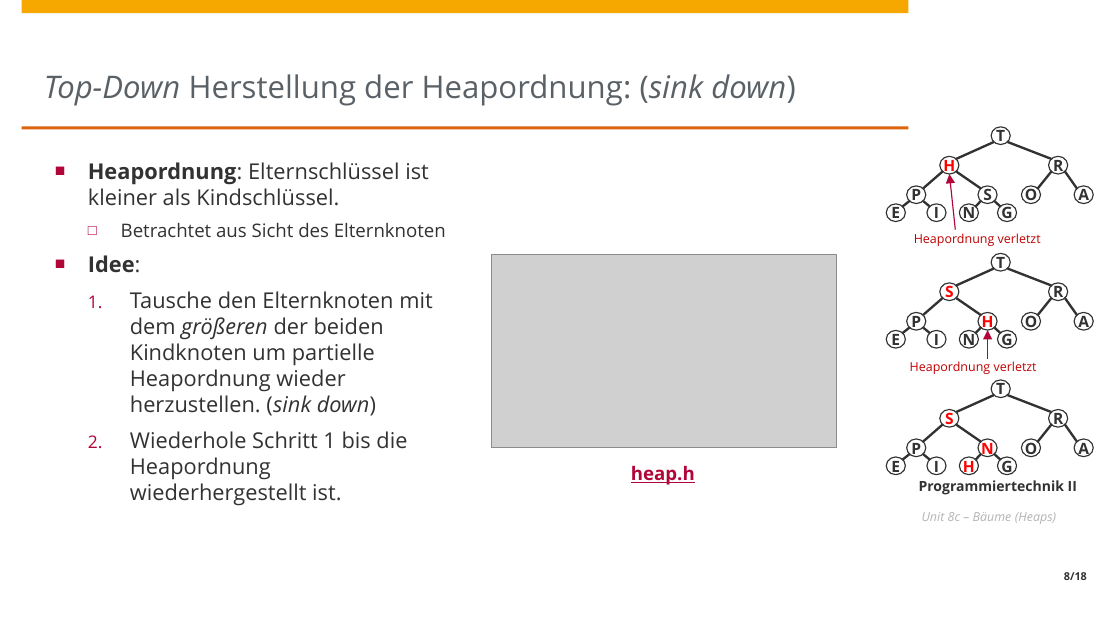
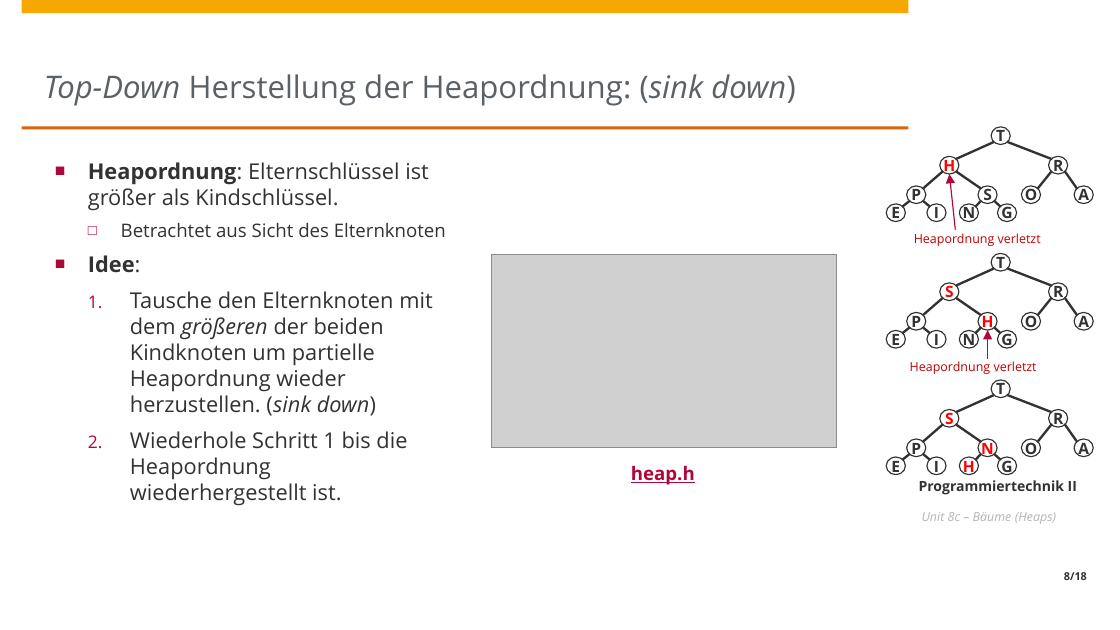
Before and after one commit to HPI-Artificial-Intelligence-Teaching/23-pt2, a slide deck: slide 8 of unit8/Unit8c - Baeume.pptx. Drawn at 1120x630 pixels with LibreOffice and Linux fonts; fonts in the diff are those of the drawing; grey boxes stand for pictures; background and template pictures are left out. Boxes give left, top, right and bottom in pixels: in the first picture for what was removed or moved away, otherwise in the second. Text is boxed around its words. In the diff, an @@ line names an element or a change of style, - is before the commit and + after.

```diff
--- a/unit8/Unit8c - Baeume.pptx
+++ b/unit8/Unit8c - Baeume.pptx
@@ text at [88,162,429,211]: text changed @@
-■ Heapordnung: Elternschlüssel ist kleiner als Kindschlüssel.
+■ Heapordnung: Elternschlüssel ist größer als Kindschlüssel.
```
Also in this commit, not shown: 2 other slides changed.
